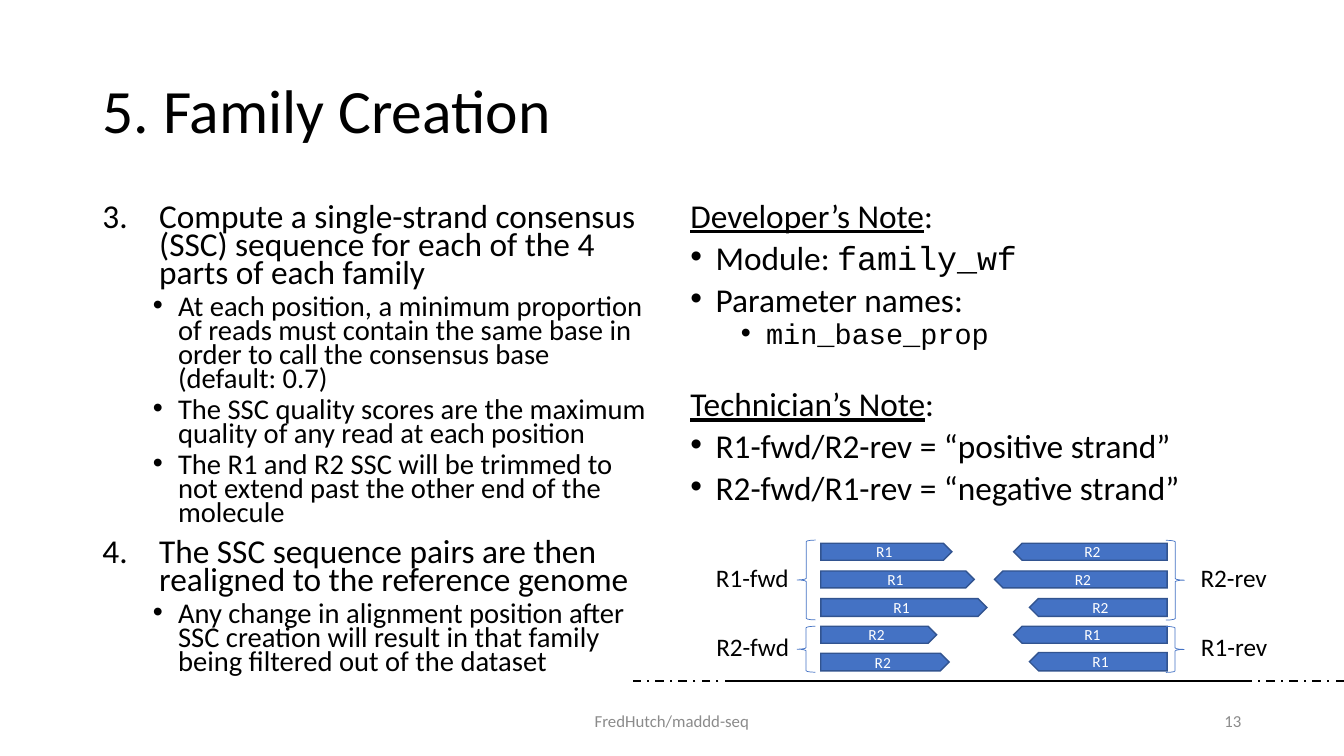
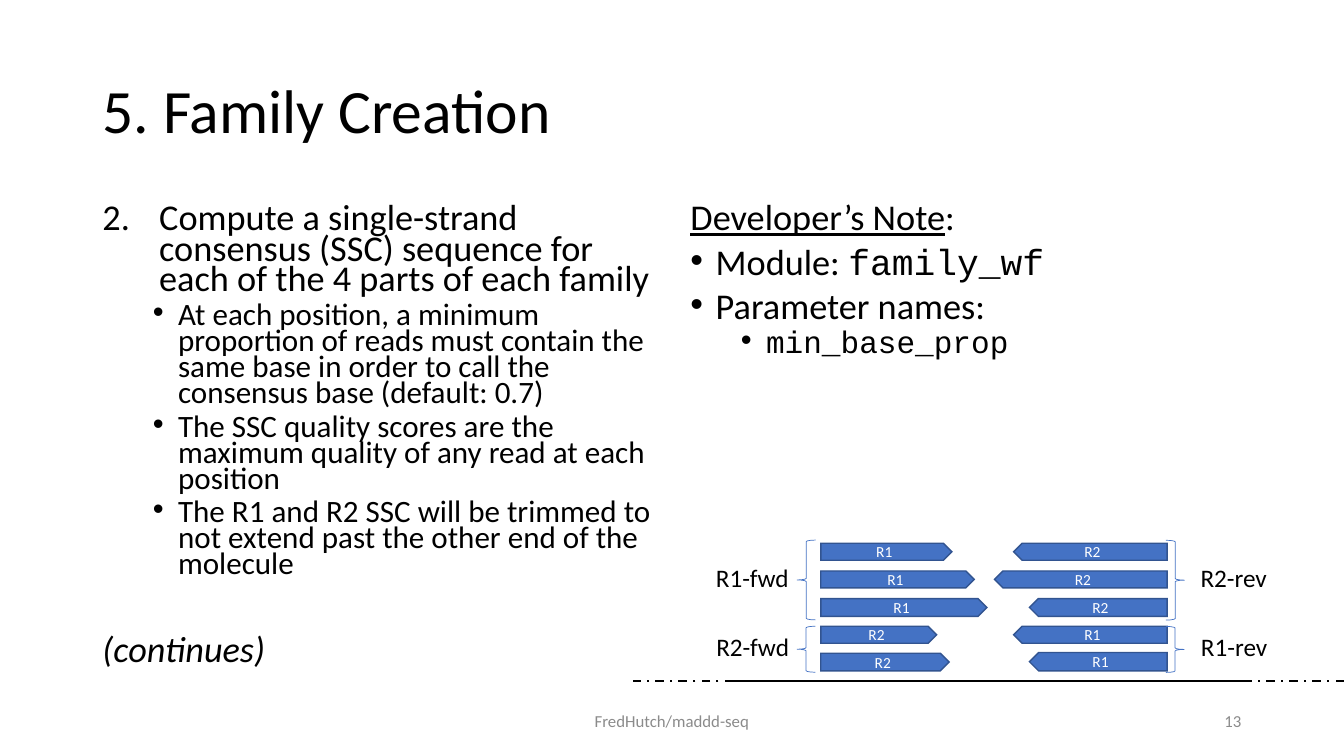
Before and after one commit to FredHutch/maddd-seq, a slide deck: slide 13 of docs/process.schematic.pptx. Drawn at 1344x756 pixels with LibreOffice and Linux fonts; fonts in the diff are those of the drawing. Boxes give left, top, right and bottom in pixels: in the first picture for what was removed or moved away, otherwise in the second. Text is boxed around its words. In the diff, an @@ line names an element or a change of style, - is before the commit and + after.

```diff
--- a/docs/process.schematic.pptx
+++ b/docs/process.schematic.pptx
@@ text at box(159, 204, 651, 575): size 23.8 to 25.9 pt in "Compute a single-strand consensus (SSC) sequence for ..."; size 20.4 to 22.2 pt in "At each position, a minimum proportion of ...", "The SSC quality scores are the maximum ...", "The R1 and R2 SSC will be ..." @@
@@ text "Developer’s Note:" at box(690, 204, 1044, 360): size 23.8 to 25.9 pt in "Developer’s Note:", "Module: family_wf", "Parameter names:"; size 20.4 to 22.2 pt in "min_base_prop" @@
@@ text at box(690, 392, 1180, 506): paragraphs removed @@
-Technician’s Note:
-• R1-fwd/R2-rev = “positive strand”
-• R2-fwd/R1-rev = “negative strand”
@@ text at box(102, 635, 265, 667): text changed; size 20.4 to 25.9 pt; italic on @@
-4. The SSC sequence pairs are then realigned to the reference genome
-  • Any change in alignment position after SSC creation will result in that family being filtered out of the dataset
+(continues)
```
Also in this commit, not shown: 1 slide added.
